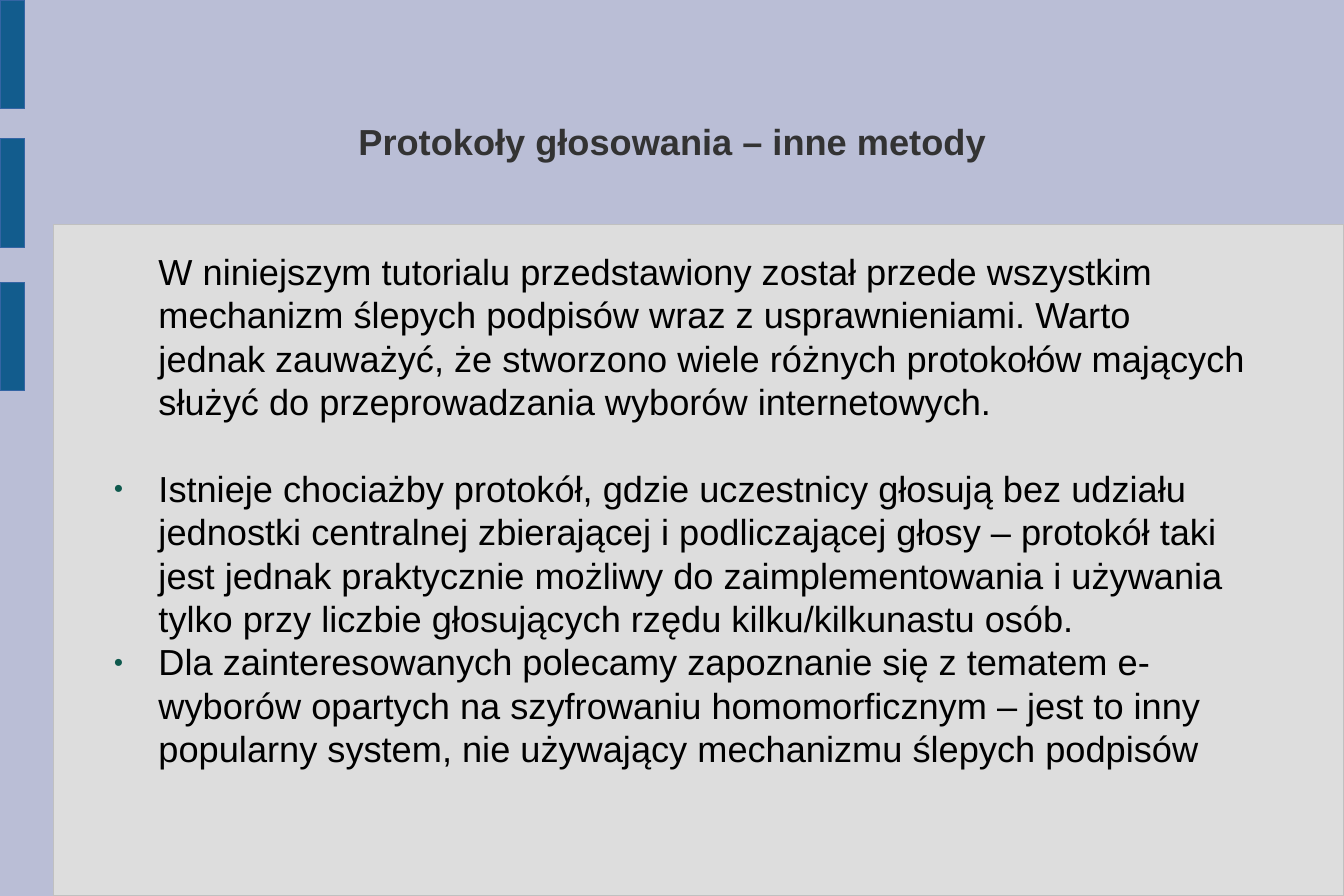
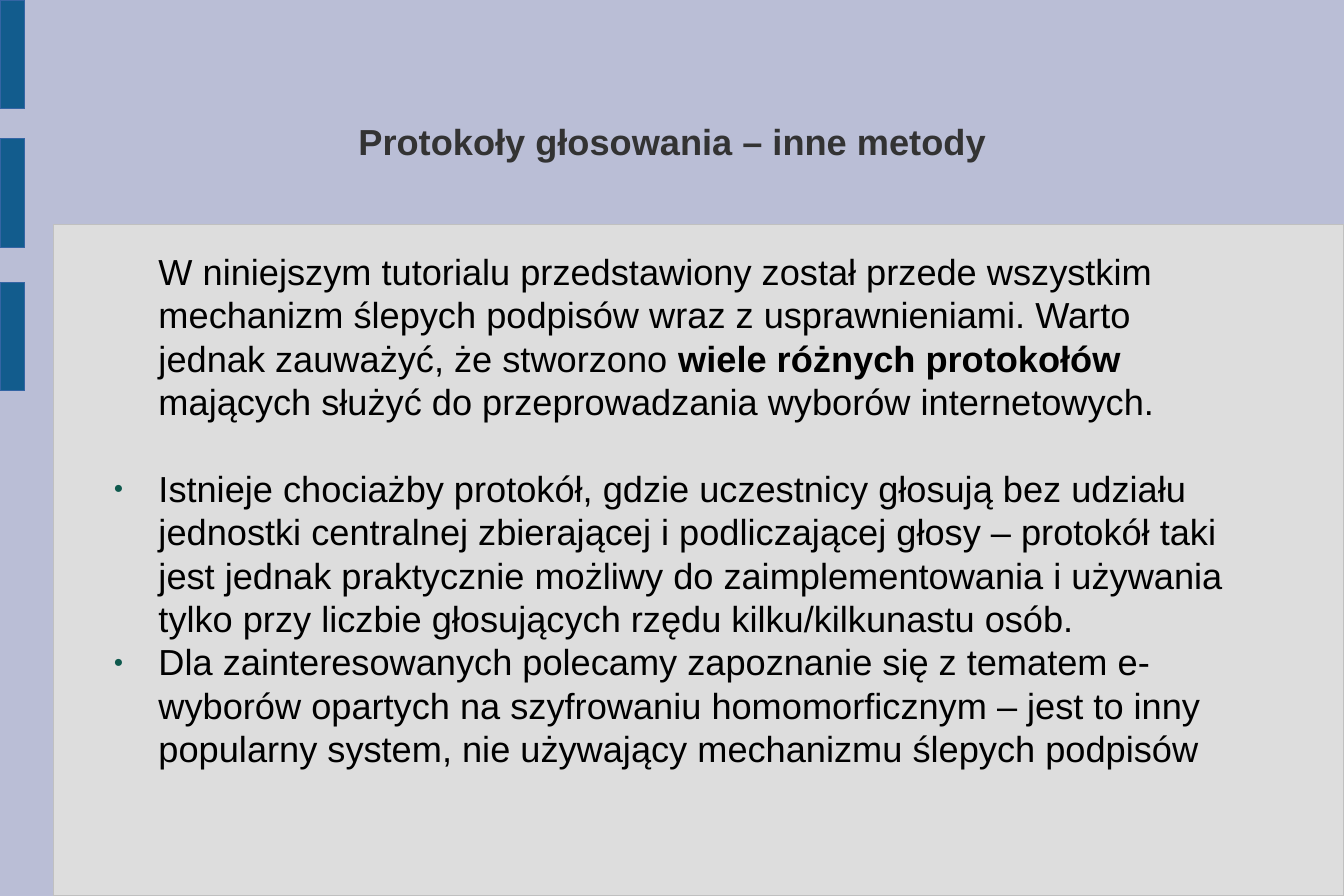
Before and after one commit to abhay123lp/internetvotingsystem, a slide deck: slide 22 of Tutorial/2. Protokoly (dla zainteresowanych).odp (slide 21 before the commit). Drawn at 1344x896 pixels with LibreOffice and Linux fonts; fonts in the diff are those of the drawing. Boxes give left, top, right and bottom in pixels: in the first picture for what was removed or moved away, otherwise in the second. Text is boxed around its words. In the diff, an @@ line names an element or a change of style, - is before the commit and + after.

```diff
--- a/Tutorial/2. Protokoly (dla zainteresowanych).odp
+++ b/Tutorial/2. Protokoly (dla zainteresowanych).odp
@@ text at [158,258,1154,422]: bold on in "wiele różnych protokołów" @@
```
Also in this commit, not shown: 6 other slides changed, 1 slide added, 2 other files.
